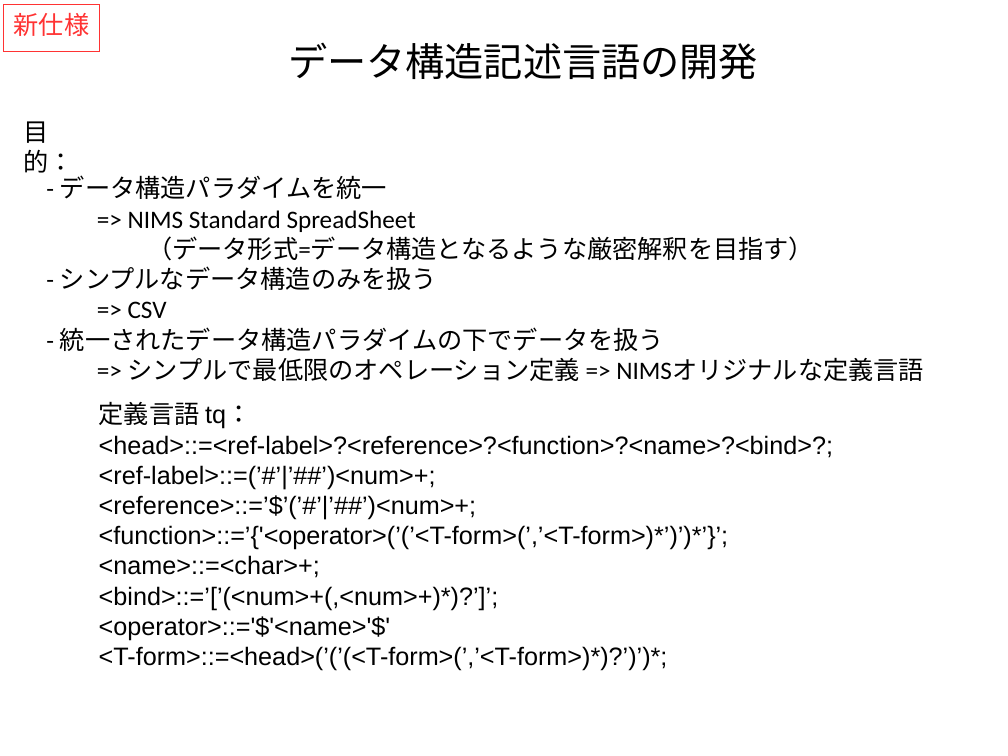
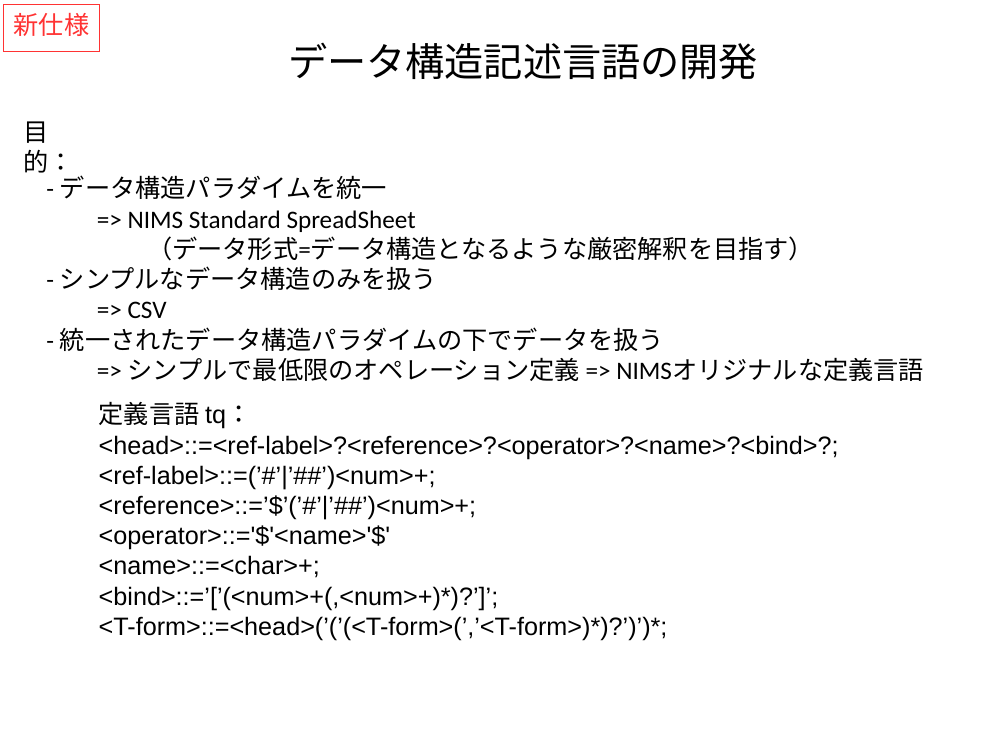
Before and after one commit to kouamano/RECURSIVE-SYSTEM, a slide deck: slide 1 of Document/tq_op_example.odp. Drawn at 1008x756 pixels with LibreOffice and Linux fonts; fonts in the diff are those of the drawing. Boxes give left, top, right and bottom in pixels: in the first picture for what was removed or moved away, otherwise in the second. Text is boxed around its words. In the diff, an @@ line names an element or a change of style, - is before the commit and + after.

Commit message:
add

```diff
--- a/Document/tq_op_example.odp
+++ b/Document/tq_op_example.odp
@@ text at (99, 435, 839, 459): text changed @@
-<head>::=<ref-label>?<reference>?<function>?<name>?<bind>?;
+<head>::=<ref-label>?<reference>?<operator>?<name>?<bind>?;
@@ text at (99, 525, 390, 550): text changed @@
-<function>::=’{'<operator>(’(’<T-form>(’,’<T-form>)*’)’)*’}’;
+<operator>::='$'<name>'$'
@@ text at (99, 616, 390, 641): paragraph removed @@
-<operator>::='$'<name>'$'
```
